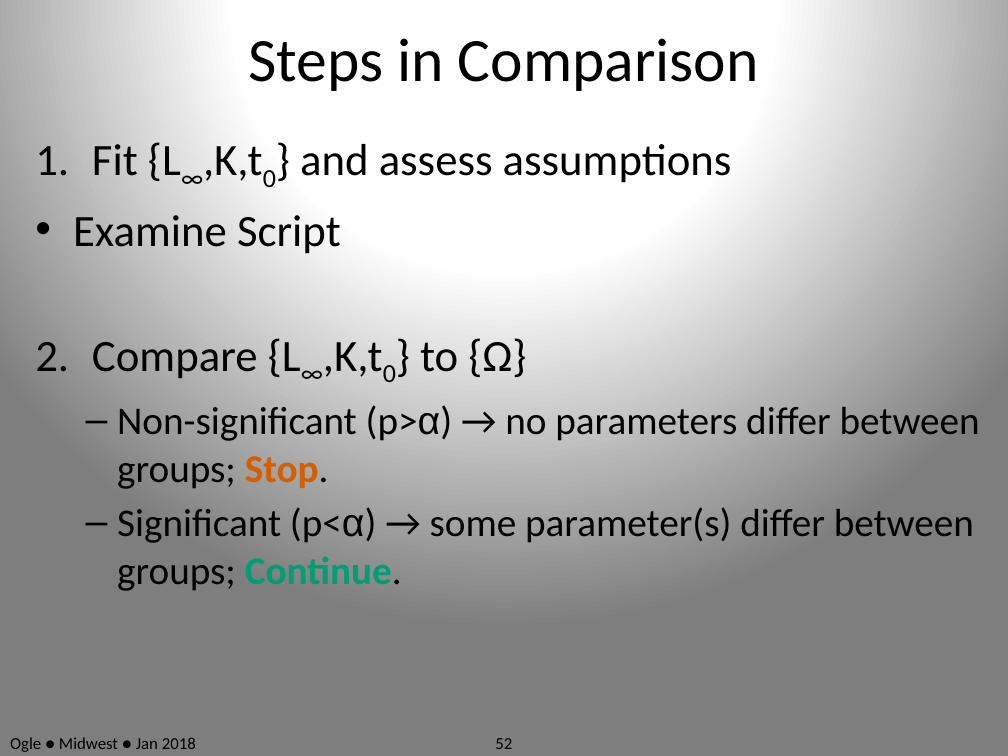
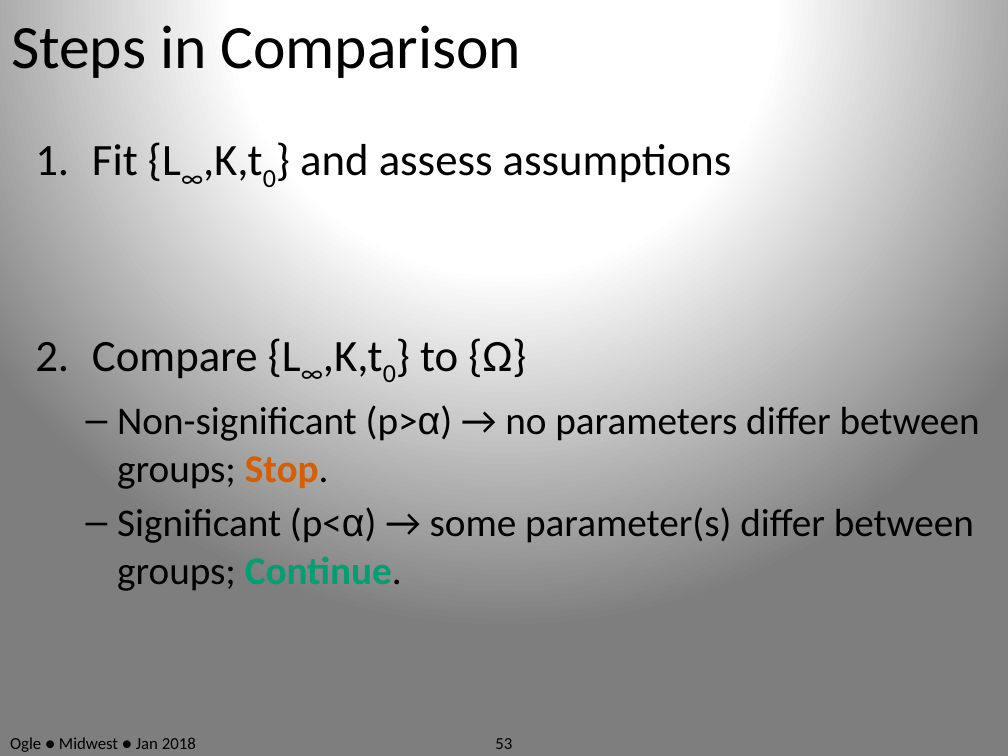
Before and after one commit to anhnguyendepocen/RcourseMidwest2018, a slide deck: slide 53 of Slides.pptx (slide 52 before the commit). Drawn at 1008x756 pixels with LibreOffice and Linux fonts; fonts in the diff are those of the drawing. Boxes give left, top, right and bottom in pixels: in the first picture for what was removed or moved away, otherwise in the second. Text is boxed around its words. In the diff, an @@ line names an element or a change of style, - is before the commit and + after.

```diff
--- a/Slides.pptx
+++ b/Slides.pptx
@@ text "Steps in Comparison": place and size @@
-text "Steps in Comparison" at <box>249,38,759,91</box>
+text "Steps in Comparison" at <box>11,25,521,78</box>
@@ text "Steps in Comparison" at <box>11,25,521,78</box>: alignment centre to left @@
@@ text at <box>73,215,341,254</box>: paragraph removed @@
-• Examine Script
@@ page number at <box>495,738,512,749</box>: text changed @@
-52
+53
```
Also in this commit, not shown: 58 other slides changed, 1 slide added, 1 slide removed.
